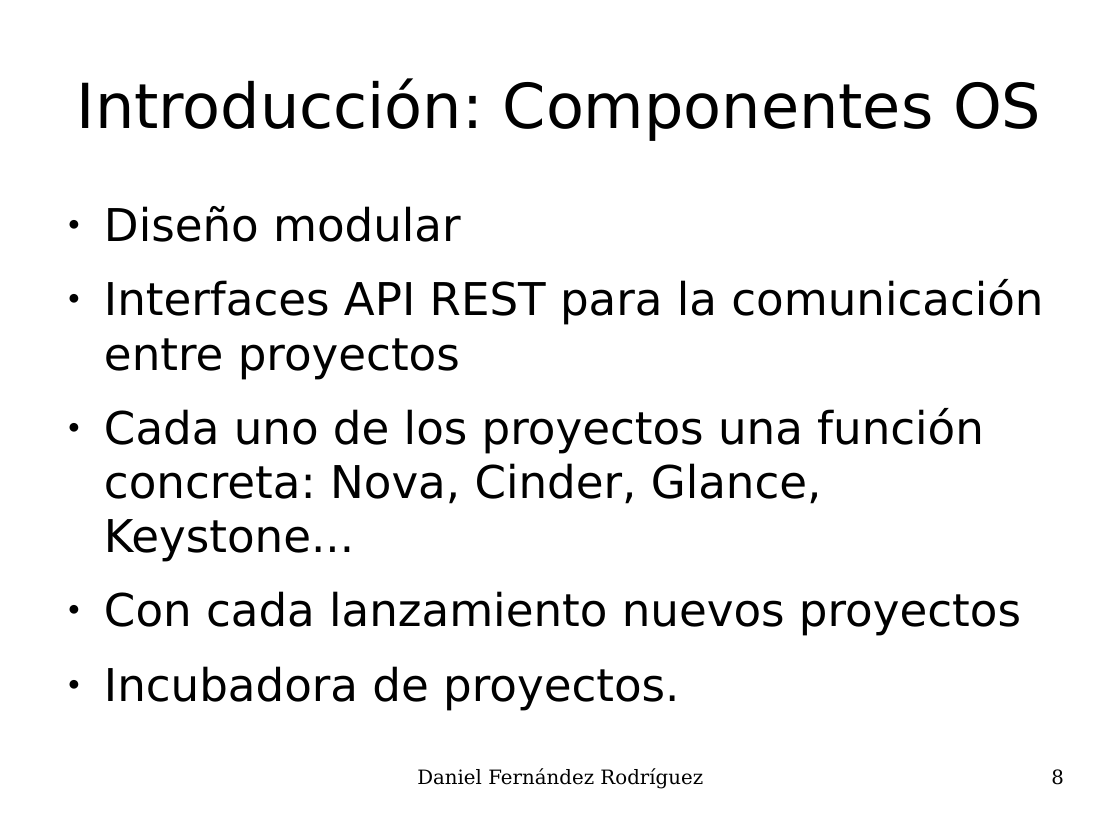
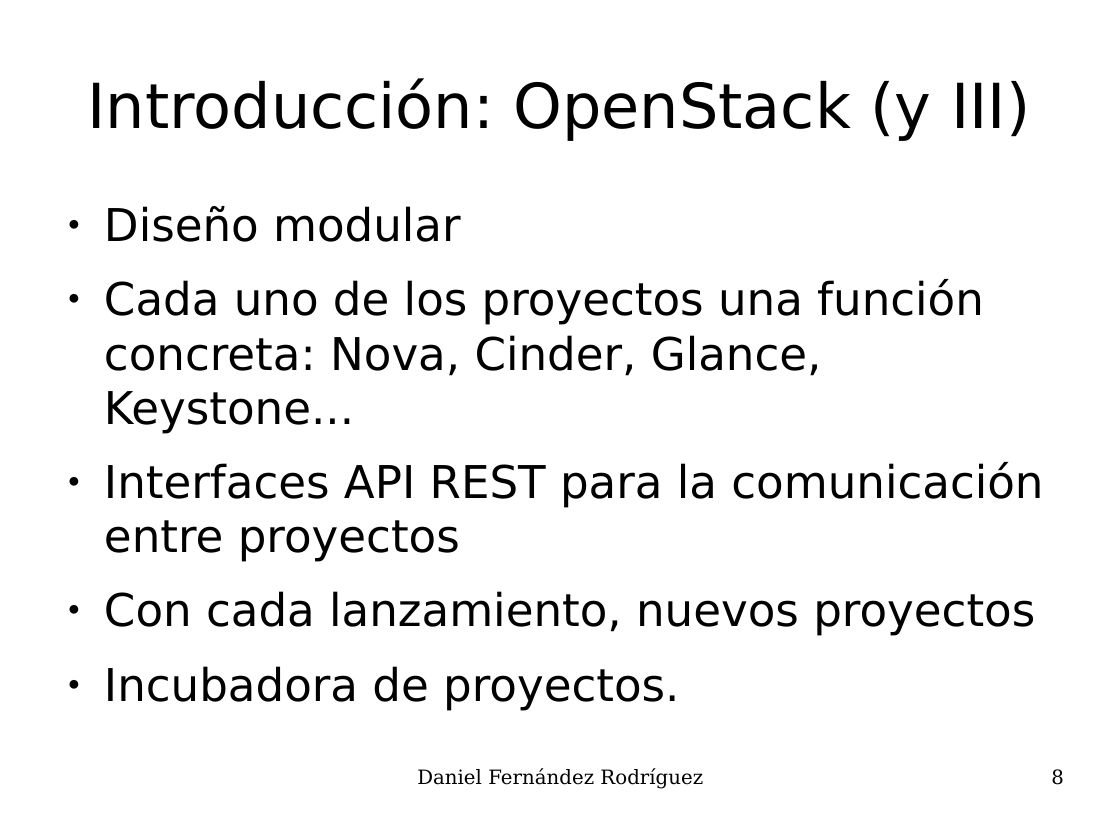
Before and after one commit to UO180222/tfg, a slide deck: slide 8 of docs/presentacion.odp. Drawn at 1120x840 pixels with LibreOffice and Linux fonts; fonts in the diff are those of the drawing. Boxes give left, top, right and bottom in pixels: in the first picture for what was removed or moved away, otherwise in the second. Text is boxed around its words. In the diff, an @@ line names an element or a change of style, - is before the commit and + after.

```diff
--- a/docs/presentacion.odp
+++ b/docs/presentacion.odp
@@ title at box(88, 78, 1030, 141): text changed @@
-Introducción: Componentes OS
+Introducción: OpenStack (y III)
@@ text at box(104, 279, 984, 434): paragraph added @@
+● Cada uno de los proyectos una función concreta: Nova, Cinder, Glance, Keystone...
@@ text at box(104, 591, 1035, 636): text changed @@
-● Cada uno de los proyectos una función concreta: Nova, Cinder, Glance, Keystone...
-● Con cada lanzamiento nuevos proyectos
+● Con cada lanzamiento, nuevos proyectos
```
Also in this commit, not shown: 14 other slides changed, 3 slides added, 44 other files.
